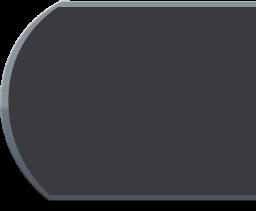
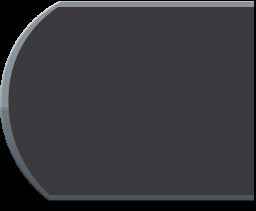
Comparing the layer stacks of the two 256 × 211 images. Changes:
painted on "hor" over [left=254, top=1, right=256, bottom=201]
painted on "back" over [left=254, top=5, right=256, bottom=197]
